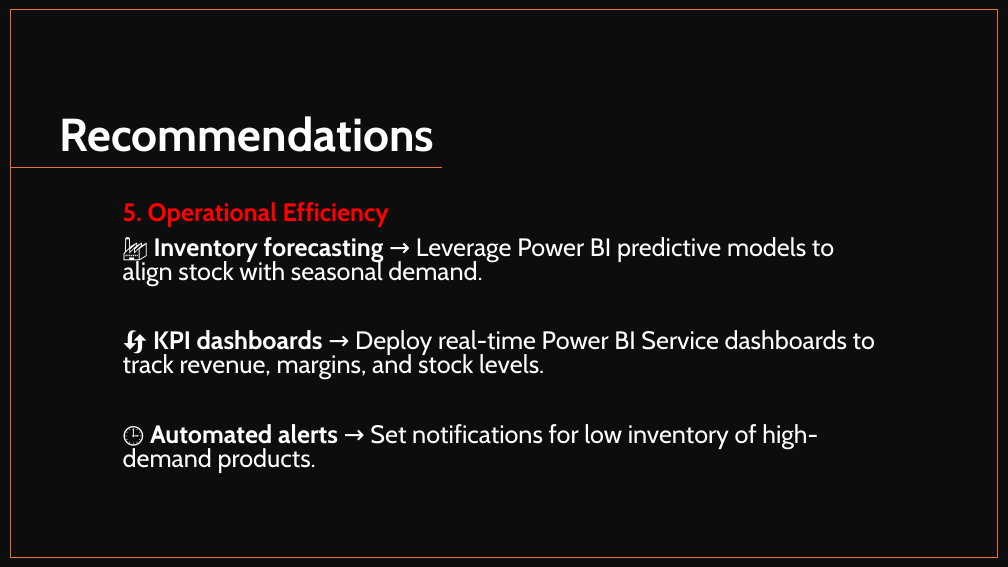
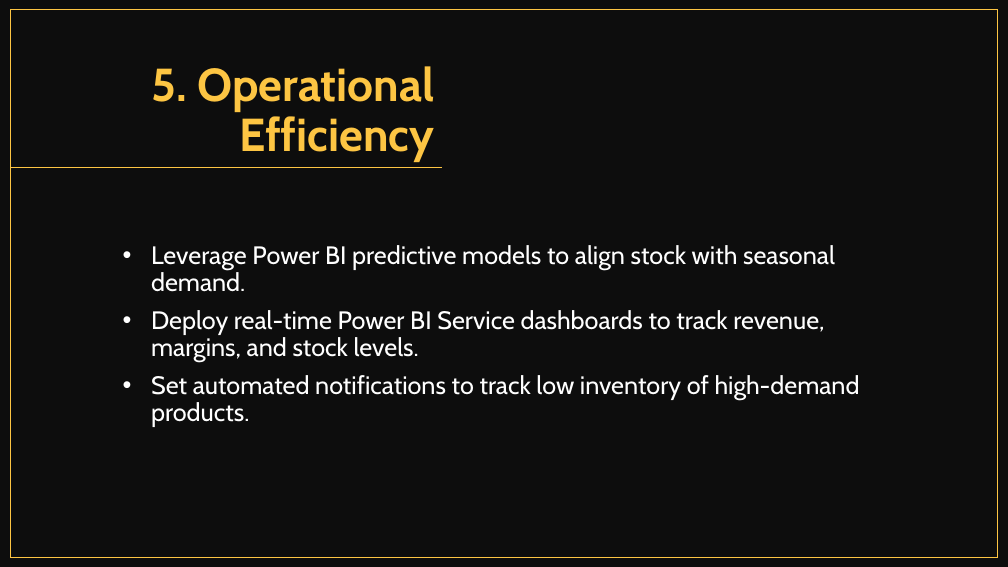
Before and after one commit to cephard/NovaMed-Solutions, a slide deck: slide 30 of NovaMed Solutions Presentation.pptx. Drawn at 1008x567 pixels with LibreOffice and Linux fonts; fonts in the diff are those of the drawing. Boxes give left, top, right and bottom in pixels: in the first picture for what was removed or moved away, otherwise in the second. Text is boxed around its words. In the diff, an @@ line names an element or a change of style, - is before the commit and + after.

Commit message:
added powerbi service

```diff
--- a/NovaMed Solutions Presentation.pptx
+++ b/NovaMed Solutions Presentation.pptx
@@ background #FFFFFF to #FDC543 @@
@@ rectangle at (11, 10, 998, 558): outline #E97132 1 pt to #FDC543 1 pt @@
@@ title at (152, 66, 435, 162): text changed; text colour #FFFFFF to #FDC543 @@
-Recommendations
+5. Operational Efficiency
@@ line (442, 168) - (11, 168): stroke #E97132 1 pt to #FDC543 1 pt @@
@@ subtitle at (151, 245, 860, 427): text changed @@
-5. Operational Efficiency
-🏭 Inventory forecasting → Leverage Power BI predictive models to align stock with seasonal demand.
-🔄 KPI dashboards → Deploy real-time Power BI Service dashboards to track revenue, margins, and stock levels.
-🕒 Automated alerts → Set notifications for low inventory of high-demand products.
+• Leverage Power BI predictive models to align stock with seasonal demand.
+• Deploy real-time Power BI Service dashboards to track revenue, margins, and stock levels.
+• Set automated notifications to track low inventory of high-demand products.
```
Also in this commit, not shown: 24 other slides changed, 11 slides added, 8 slides removed, 3 other files.
